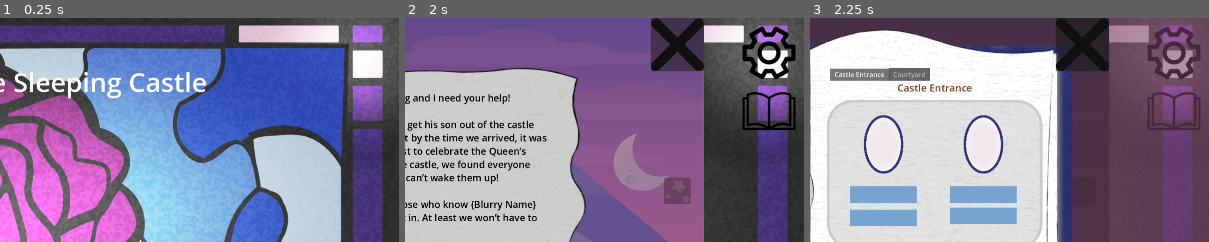
Above: before the commit, frames 1-3 (left to right).
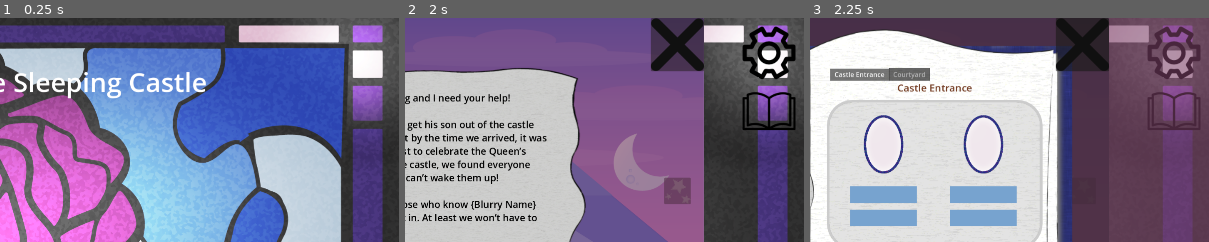
Above: after the commit, the same moments.

Repository: hwfwalton/SleepingCastleAlpha
Game: Godot game, scene res://root.tscn
Same seed, same stepped clock (60 frames per second), same inputs: the game is played once before the commit and once after it.
Inputs (mouse positions are % of the whole screen's width and height, from its top left):
- Up to frame 1 (0.25 s): no input
- Up to frame 2 (2 s): click "Start" at 0.5 s; click (40, 64) at 1.25 s
- Up to frame 3 (2.25 s): click (96, 21) at 2 s
The pictures show only the part of the screen within x 50-100%, y 0-50%; the shares and areas given below are measured in that part.

Frames 1-2 are identical in both runs. In frame 3, 0.4% of the frame differs, in the area x 35-52%, y 84-93%.

Commit message:
Fix slot alignment in castle0_zone0

Diff:
--- a/BookView/puzzle_pages/puzzle_zones/castle0_zone_0.tscn
+++ b/BookView/puzzle_pages/puzzle_zones/castle0_zone_0.tscn
@@ -60,8 +60,8 @@
 
 [node name="ClueSlot_Lansing" parent="." index="6" instance=ExtResource("2_2rq4j")]
 offset_left = 296.0
-offset_top = 259.0
+offset_top = 264.0
 offset_right = 456.0
-offset_bottom = 299.0
+offset_bottom = 304.0
 correct_clue_name_values = Array[int]([18])
 accepted_clue_types = Array[int]([0])
